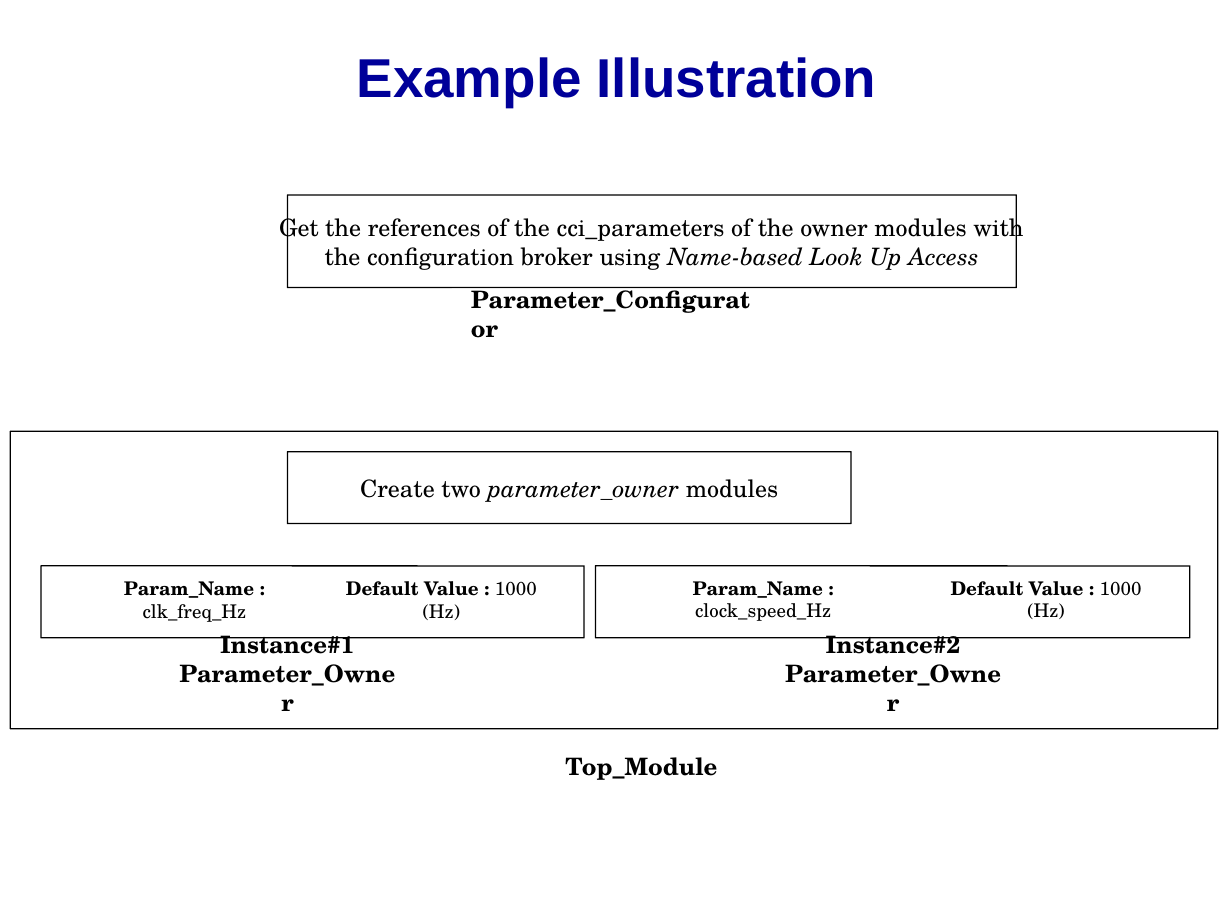
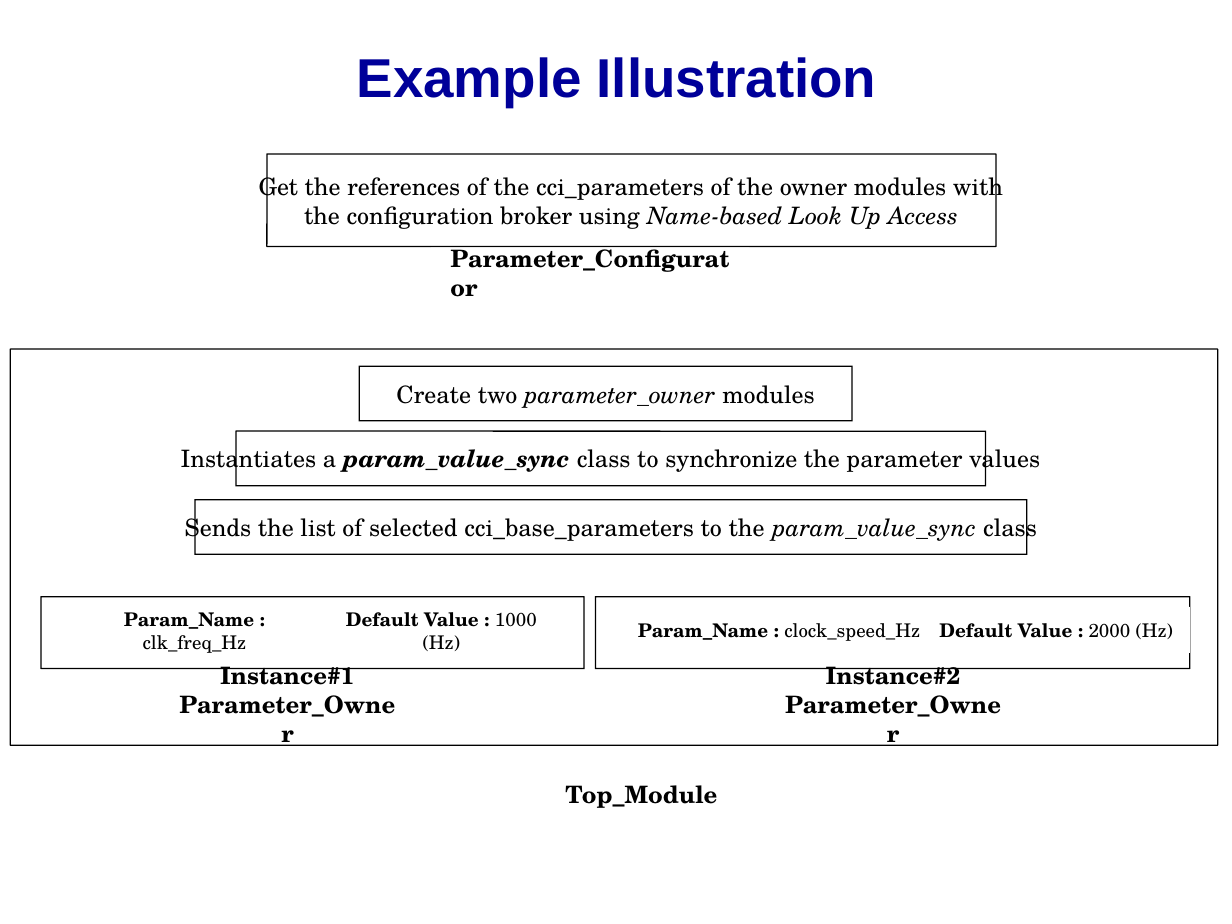
Before and after one commit to accellera-official/cci, a slide deck: slide 3 of examples/ex11_Searching_and_Directly_Associating_Parameters/docs/ex11_Searching_and_Directly_Associating_Parameters.ppt. Drawn at 1232x924 pixels with LibreOffice and Linux fonts; fonts in the diff are those of the drawing; background and template pictures are left out. Boxes give left, top, right and bottom in pixels: in the first picture for what was removed or moved away, otherwise in the second. Text is boxed around its words. In the diff, an @@ line names an element or a change of style, - is before the commit and + after.

```diff
--- a/examples/ex11_Searching_and_Directly_Associating_Parameters/docs/ex11_Searching_and_Directly_Associating_Parameters.ppt
+++ b/examples/ex11_Searching_and_Directly_Associating_Parameters/docs/ex11_Searching_and_Directly_Associating_Parameters.ppt
@@ rounded rectangle "Get the references of the ...": place and size @@
-rounded rectangle "Get the references of the ..." at <box>287,195,1016,287</box>
+rounded rectangle "Get the references of the ..." at <box>267,154,997,246</box>
@@ text "Parameter_Configurator": place and size @@
-text "Parameter_Configurator" at <box>471,287,750,313</box>
+text "Parameter_Configurator" at <box>450,246,729,272</box>
@@ rounded rectangle: place and size @@
-rounded rectangle at <box>10,431,1217,729</box>
+rounded rectangle at <box>10,349,1217,745</box>
@@ rounded rectangle "Create two parameter_owner modules": place and size @@
-rounded rectangle "Create two parameter_owner modules" at <box>287,452,850,524</box>
+rounded rectangle "Create two parameter_owner modules" at <box>360,366,853,420</box>
@@ rounded rectangle added at <box>237,431,986,485</box>, fill #FFFFFF, outline #000000 0.74 pt, 14 pt, text #000000 @@
+Instantiates a param_value_sync class to synchronize the parameter values
@@ rounded rectangle added at <box>195,500,1026,554</box>, fill #FFFFFF, outline #000000 0.74 pt, 14 pt, text #000000 @@
+Sends the list of selected cci_base_parameters to the param_value_sync class
@@ 4 texts, 2 rounded rectangles: place and size @@
-4 texts, 2 rounded rectangles at <box>41,565,1189,686</box>
+4 texts, 2 rounded rectangles at <box>41,596,1189,717</box>
@@ text "Param_Name : clock_speed_Hz" rewrapped from <box>693,581,831,621</box> to <box>638,623,920,641</box> @@
@@ text at <box>939,623,1173,639</box>: text changed @@
-Default Value : 1000 (Hz)
+Default Value : 2000 (Hz)
@@ text "Top_Module": place and size @@
-text "Top_Module" at <box>565,757,717,780</box>
+text "Top_Module" at <box>565,785,717,808</box>
```
Also in this commit, not shown: 7 other slides changed, 4 other files.
